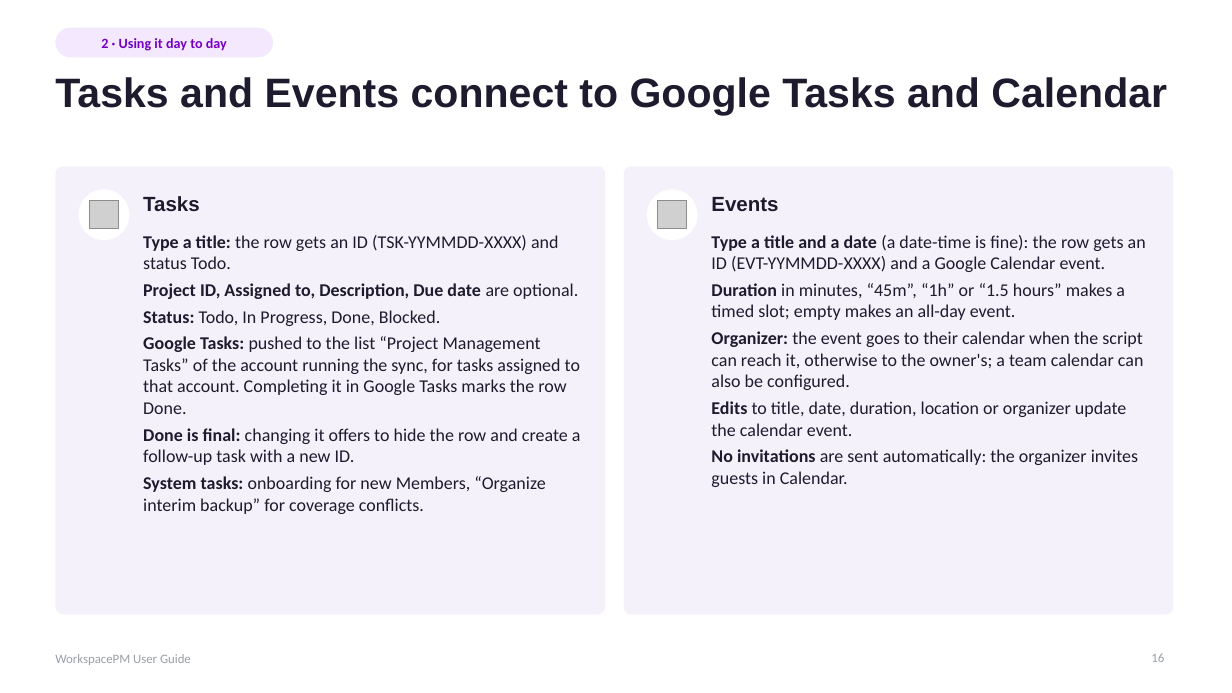
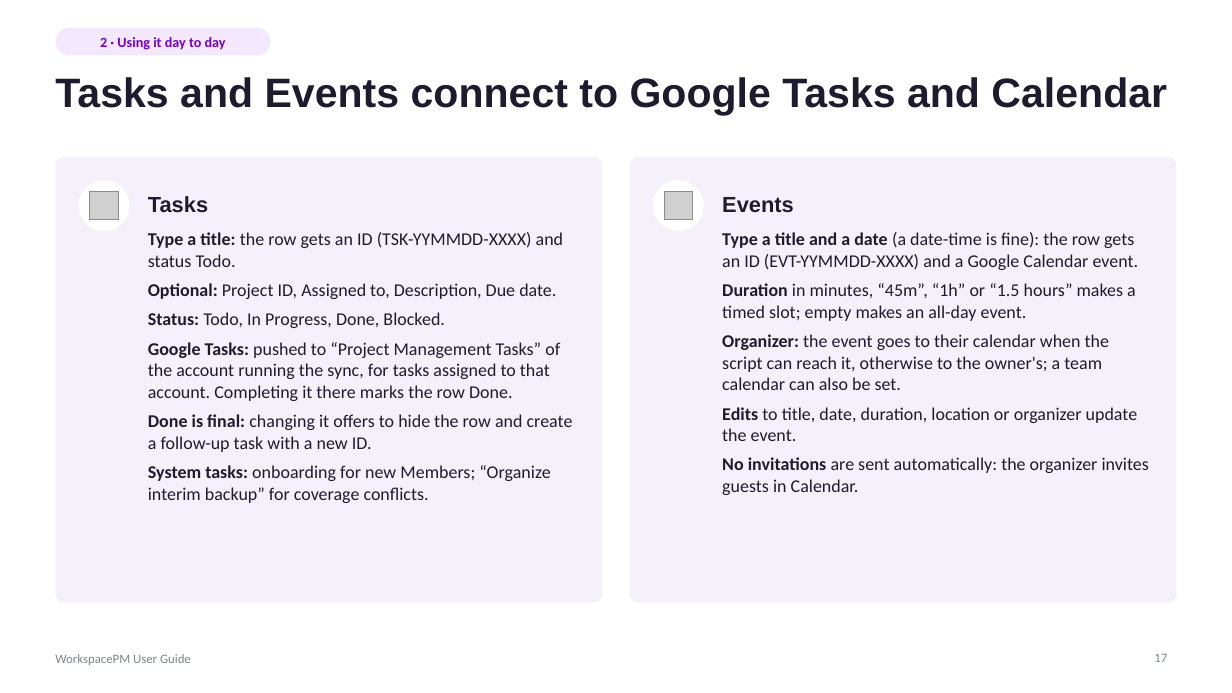
Before and after one commit to hugoglvs/WorkspaceTM, a slide deck: slide 17 of docs/WorkspacePM User Guide.pptx (slide 16 before the commit). Drawn at 1232x693 pixels with LibreOffice and Linux fonts; fonts in the diff are those of the drawing; grey boxes stand for pictures. Boxes give left, top, right and bottom in pixels: in the first picture for what was removed or moved away, otherwise in the second. Text is boxed around its words. In the diff, an @@ line names an element or a change of style, - is before the commit and + after.

```diff
--- a/docs/WorkspacePM User Guide.pptx
+++ b/docs/WorkspacePM User Guide.pptx
@@ 1 picture, 1 ellipse, 1 rounded rectangle: place and size @@
-1 picture, 1 ellipse, 1 rounded rectangle at box(55, 166, 605, 615)
+1 picture, 1 ellipse, 1 rounded rectangle at box(55, 157, 603, 603)
@@ proportions changed in 3 elements at box(55, 28, 271, 55), box(55, 157, 603, 603), box(630, 157, 1177, 603) @@
@@ text "Tasks" at box(148, 196, 208, 213): size 16 to 17 pt @@
@@ 1 picture, 1 rounded rectangle, 1 ellipse: place and size @@
-1 picture, 1 rounded rectangle, 1 ellipse at box(624, 166, 1174, 615)
+1 picture, 1 rounded rectangle, 1 ellipse at box(630, 157, 1177, 603)
@@ text "Events" at box(722, 197, 794, 213): size 16 to 17 pt @@
@@ text "Events": place and size @@
-text "Events" at box(711, 197, 778, 212)
+text "Events" at box(722, 197, 794, 213)
@@ text at box(148, 232, 573, 452): more space between paragraphs @@
@@ text at box(722, 232, 1149, 495): more space between paragraphs; less space between paragraphs @@
@@ text "Type a title and a ...": place and size @@
-text "Type a title and a ..." at box(711, 235, 1146, 487)
+text "Type a title and a ..." at box(722, 232, 1149, 495)
@@ text at box(148, 283, 556, 299): text changed; bold off @@
-• Project ID, Assigned to, Description, Due date are optional.
+• Optional: Project ID, Assigned to, Description, Due date.
@@ text at box(148, 342, 560, 401): text changed @@
-• Google Tasks: pushed to the list “Project Management Tasks” of the account running the sync, for tasks assigned to that account. Completing it in Google Tasks marks the row Done.
+• Google Tasks: pushed to “Project Management Tasks” of the account running the sync, for tasks assigned to that account. Completing it there marks the row Done.
@@ text at box(722, 334, 1138, 441): text changed @@
-• Organizer: the event goes to their calendar when the script can reach it, otherwise to the owner's; a team calendar can also be configured.
-• Edits to title, date, duration, location or organizer update the calendar event.
+• Organizer: the event goes to their calendar when the script can reach it, otherwise to the owner's; a team calendar can also be set.
+• Edits to title, date, duration, location or organizer update the event.
@@ text at box(148, 465, 550, 503): text changed @@
-• System tasks: onboarding for new Members, “Organize interim backup” for coverage conflicts.
+• System tasks: onboarding for new Members; “Organize interim backup” for coverage conflicts.
@@ text "WorkspacePM User Guide" at box(55, 654, 191, 665): text colour #9AA0A6 to #80868B @@
@@ page number at box(1154, 654, 1167, 662): text changed; text colour #9AA0A6 to #80868B @@
-16
+17
```
Also in this commit, not shown: 50 other slides changed, 1 slide added, 27 other files.
